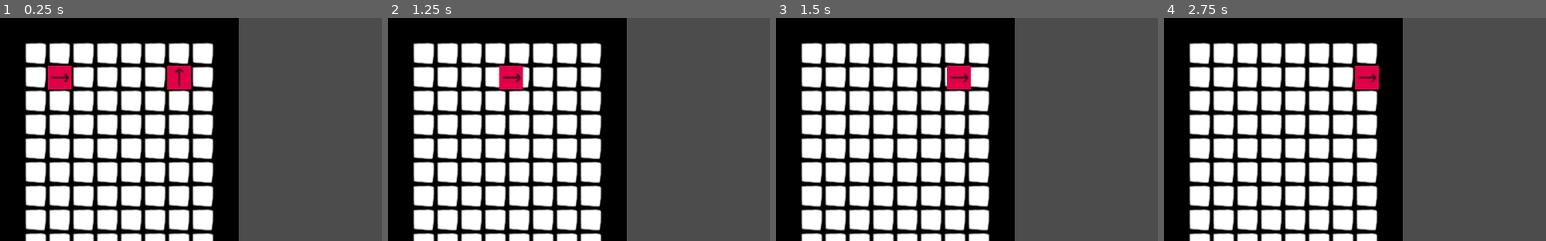
Above: before the commit, frames 1-4 (left to right).
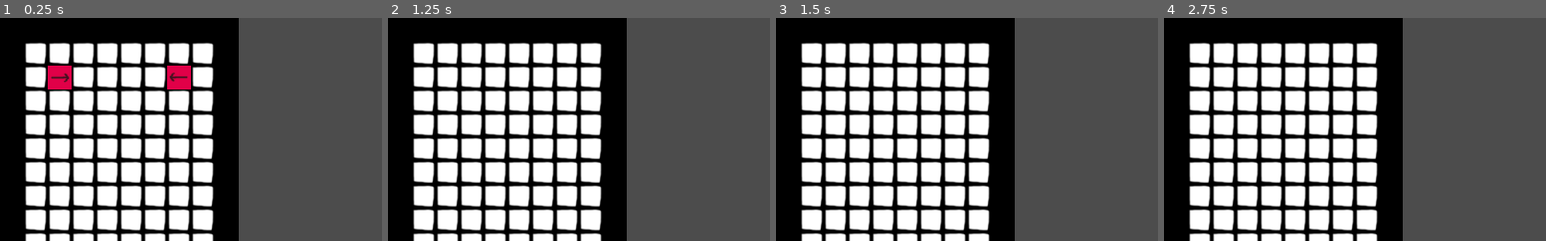
Above: after the commit, the same moments.

Repository: Denomycor/GSD1
Game: Godot game, scene res://source/board/Board.tscn
Same seed, same stepped clock (60 frames per second), same inputs: the game is played once before the commit and once after it. The project has no main scene, so this scene is started directly.
Inputs:
- Up to frame 1 (0.25 s): no input
- Up to frame 2 (1.25 s): tap Enter at 0.5 s
- Up to frame 3 (1.5 s): no input
- Up to frame 4 (2.75 s): tap Space at 2 s
The pictures show only the part of the screen within x 0-50%, y 0-50%; the shares and areas given below are measured in that part.

The runs differ from the first frame. In frame 1, 0.2% of the frame differs, in the area x 44-50%, y 22-31%; in frame 2, 0.7%, in the area x 29-36%, y 21-33%; in frame 3, 0.7%; in frame 4, 0.7%.

Commit message:
Fixed bugged where pieces would call each other effects recursively

Diff:
--- a/source/board/Board.gd
+++ b/source/board/Board.gd
@@ -33,7 +33,7 @@
 	var piece_scene := preload("res://source/pieces/testPiece/TestPiece.tscn")
 
 	var piece = add_piece(piece_scene, Vector2(2,2), 0, Vector2.RIGHT)
-	var piece2 = add_piece(piece_scene, Vector2(7,2), 0, Vector2.UP)
+	var piece2 = add_piece(piece_scene, Vector2(7,2), 0, Vector2.LEFT)
 	#var piece3 = add_piece(piece_scene, Vector2(3,8), 0, Vector2.UP)
 	#var piece4 = add_piece(piece_scene, Vector2(1,1), 0, Vector2.DOWN)
 
@@ -90,13 +90,17 @@
 func process_changes(piece, queue):
 	# 1 - check if anyone affects you
 	for effect in subs[piece.board_pos.x][piece.board_pos.y]:
-		var changes = effect.process_effect(piece)
-		helper.append_piece_array_no_duplicates(queue, changes)
+		if !piece.already_affected.has(effect.source_piece.id):
+			var changes = effect.process_effect(piece)
+			helper.append_piece_array_no_duplicates(queue, changes)
+			piece.already_affected.append(effect.source_piece.id)
 
 	# 2 - check if you affect anyone
 	for p in piece.make_affected_pieces_list():
-		var changes = piece.effect.process_effect(p)
-		helper.append_piece_array_no_duplicates(queue, changes)
+		if !p.already_affected.has(piece.id):
+			var changes = piece.effect.process_effect(p)
+			helper.append_piece_array_no_duplicates(queue, changes)
+			p.already_affected.append(piece.id)
 
 
 func destroy_pieces():
@@ -120,6 +124,9 @@
 			process_changes(piece, queue)
 
 		destroy_pieces()
+
+		for piece in all_pieces:
+			piece.already_affected = []
 
 		var move_queue = all_pieces.duplicate()
 		while move_queue.size() != 0:
--- a/source/pieces/abstraction/Piece.gd
+++ b/source/pieces/abstraction/Piece.gd
@@ -19,6 +19,7 @@
 var last_sub_indexes := []
 var current_hp :int
 var current_action_points :int
+var already_affected := []
 
 # scripts
 const tags := preload("res://source/pieces/Tags.gd")
